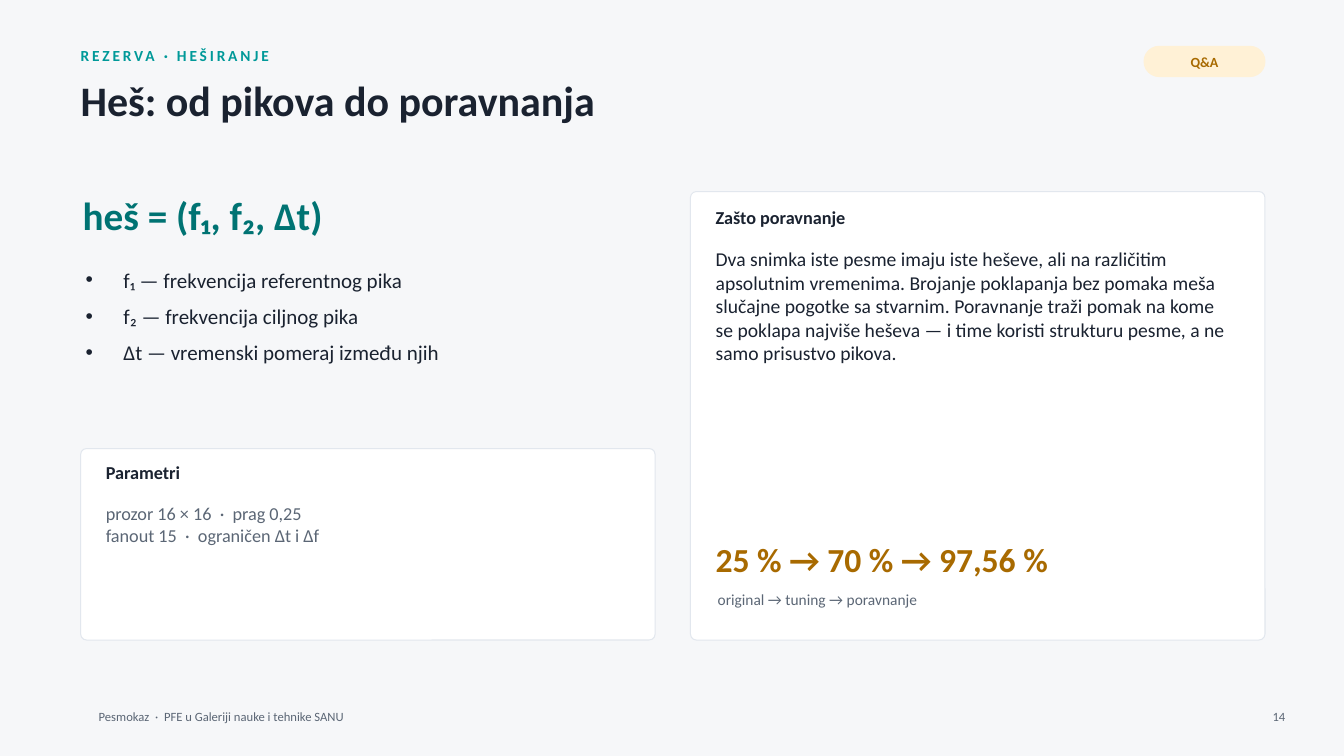
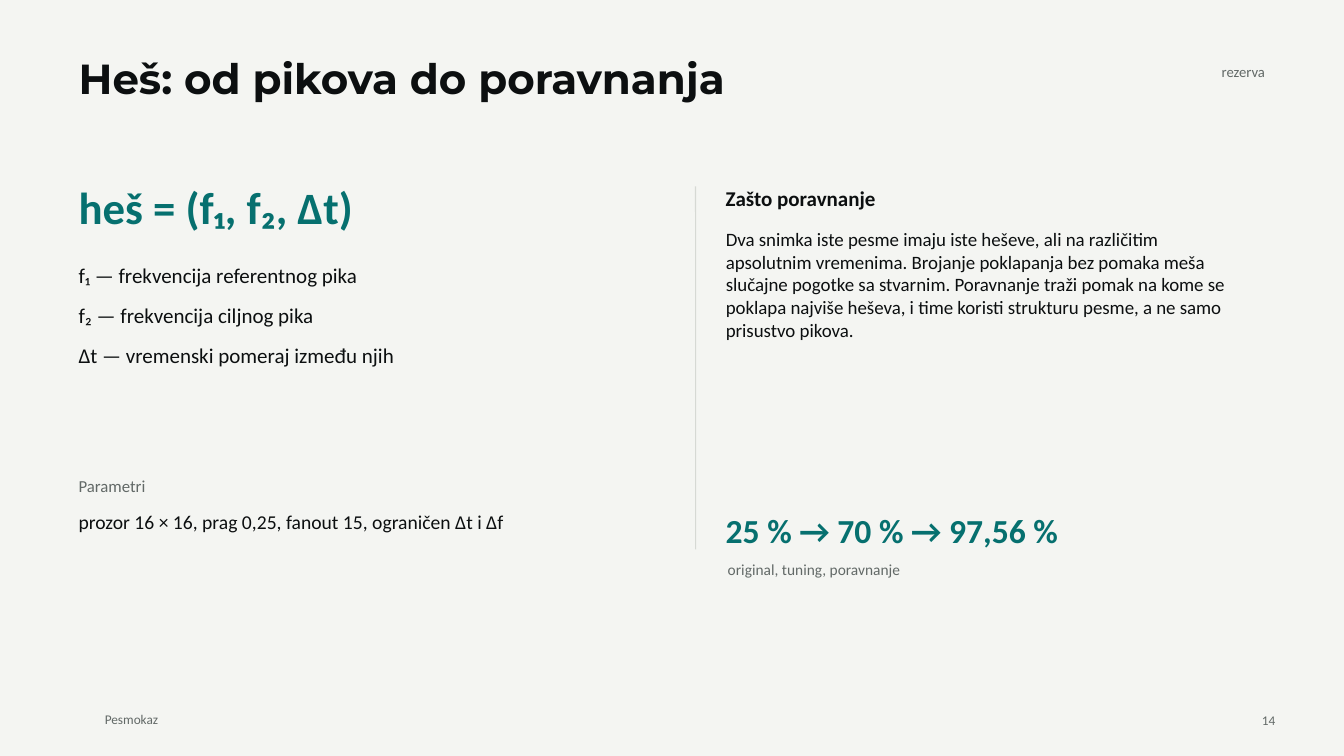
Before and after one commit to MaliBalavi/presentations, a slide deck: slide 14 of decks/pesmokaz/deck.pptx. Drawn at 1344x756 pixels with LibreOffice and Linux fonts; fonts in the diff are those of the drawing; background and template pictures are left out. Boxes give left, top, right and bottom in pixels: in the first picture for what was removed or moved away, otherwise in the second. Text is boxed around its words. In the diff, an @@ line names an element or a change of style, - is before the commit and + after.

```diff
--- a/decks/pesmokaz/deck.pptx
+++ b/decks/pesmokaz/deck.pptx
@@ background #F6F7F9 to #F4F5F2 @@
@@ text "Heš: od pikova do poravnanja": place and size @@
-text "Heš: od pikova do poravnanja" at bbox=[81, 86, 595, 123]
+text "Heš: od pikova do poravnanja" at bbox=[79, 61, 724, 103]
@@ text "Heš: od pikova do poravnanja" at bbox=[79, 61, 724, 103]: font Calibri to Montserrat, text colour #1A2230 to #0C0F10; line spacing 1 to 0.95 @@
@@ rounded rectangle removed at bbox=[1144, 46, 1265, 77] @@
@@ text removed at bbox=[1191, 57, 1219, 69] @@
-Q&A
@@ text at bbox=[1222, 70, 1265, 77]: text changed; size 11 to 10.5 pt; text colour #009999 to #626967; bold off @@
-REZERVA · HEŠIRANJE
+rezerva
@@ text "heš = (f₁, f₂, Δt)": place and size @@
-text "heš = (f₁, f₂, Δt)" at bbox=[83, 201, 322, 236]
+text "heš = (f₁, f₂, Δt)" at bbox=[79, 191, 352, 231]
@@ text "heš = (f₁, f₂, Δt)" at bbox=[79, 191, 352, 231]: size 28 to 32 pt, text colour #007373 to #06706F @@
@@ rounded rectangle removed at bbox=[691, 192, 1265, 640] @@
@@ line added from (696, 187) to (696, 549), #D6D9D4 0.75 pt @@
@@ text "Zašto poravnanje": place and size @@
-text "Zašto poravnanje" at bbox=[716, 211, 845, 227]
+text "Zašto poravnanje" at bbox=[726, 191, 875, 210]
@@ text "Zašto poravnanje" at bbox=[726, 191, 875, 210]: size 13 to 15 pt, text colour #1A2230 to #0C0F10 @@
@@ text at bbox=[726, 233, 1225, 340]: text changed; size 14 to 13.5 pt; text colour #1A2230 to #0C0F10 @@
-Dva snimka iste pesme imaju iste heševe, ali na različitim apsolutnim vremenima. Brojanje poklapanja bez pomaka meša slučajne pogotke sa stvarnim. Poravnanje traži pomak na kome se poklapa najviše heševa — i time koristi strukturu pesme, a ne samo prisustvo pikova.
+Dva snimka iste pesme imaju iste heševe, ali na različitim apsolutnim vremenima. Brojanje poklapanja bez pomaka meša slučajne pogotke sa stvarnim. Poravnanje traži pomak na kome se poklapa najviše heševa, i time koristi strukturu pesme, a ne samo prisustvo pikova.
@@ text added at bbox=[79, 268, 357, 287], 15 pt, text #0C0F10 @@
+f₁ — frekvencija referentnog pika
@@ text at bbox=[123, 273, 402, 328]: paragraphs removed @@
-• f₁ — frekvencija referentnog pika
-• f₂ — frekvencija ciljnog pika
@@ text added at bbox=[79, 308, 313, 327], 15 pt, text #0C0F10 @@
+f₂ — frekvencija ciljnog pika
@@ text "Δt — vremenski pomeraj između ...": place and size @@
-text "Δt — vremenski pomeraj između ..." at bbox=[123, 273, 439, 364]
+text "Δt — vremenski pomeraj između ..." at bbox=[79, 348, 394, 367]
@@ text "Δt — vremenski pomeraj između ..." at bbox=[79, 348, 394, 367]: text colour #1A2230 to #0C0F10; bullet • to none; less space between paragraphs @@
@@ rounded rectangle removed at bbox=[81, 449, 655, 640] @@
@@ text "Parametri": place and size @@
-text "Parametri" at bbox=[106, 466, 180, 479]
+text "Parametri" at bbox=[79, 480, 146, 492]
@@ text "Parametri" at bbox=[79, 480, 146, 492]: size 13 to 12 pt, text colour #1A2230 to #626967, bold off @@
@@ text at bbox=[79, 515, 503, 533]: text changed; size 13 to 14 pt; text colour #5B6675 to #0C0F10 @@
-prozor 16 × 16 · prag 0,25
-fanout 15 · ograničen Δt i Δf
+prozor 16 × 16, prag 0,25, fanout 15, ograničen Δt i Δf
@@ text "25 % → 70 % ...": place and size @@
-text "25 % → 70 % ..." at bbox=[716, 549, 1016, 577]
+text "25 % → 70 % ..." at bbox=[726, 520, 1026, 548]
@@ text "25 % → 70 % ..." at bbox=[726, 520, 1026, 548]: text colour #A86A00 to #06706F @@
@@ text at bbox=[728, 564, 900, 578]: text changed; text colour #5B6675 to #626967 @@
-original → tuning → poravnanje
+original, tuning, poravnanje
@@ text removed at bbox=[99, 712, 343, 723] @@
-Pesmokaz · PFE u Galeriji nauke i tehnike SANU
@@ text added at bbox=[105, 715, 158, 724], 9.5 pt, text #626967 @@
+Pesmokaz
@@ page number at bbox=[1262, 716, 1275, 725]: size 9 to 9.5 pt, text colour #5B6675 to #626967 @@
```
Also in this commit, not shown: 15 other slides changed, 2 slides removed, 8 other files.
